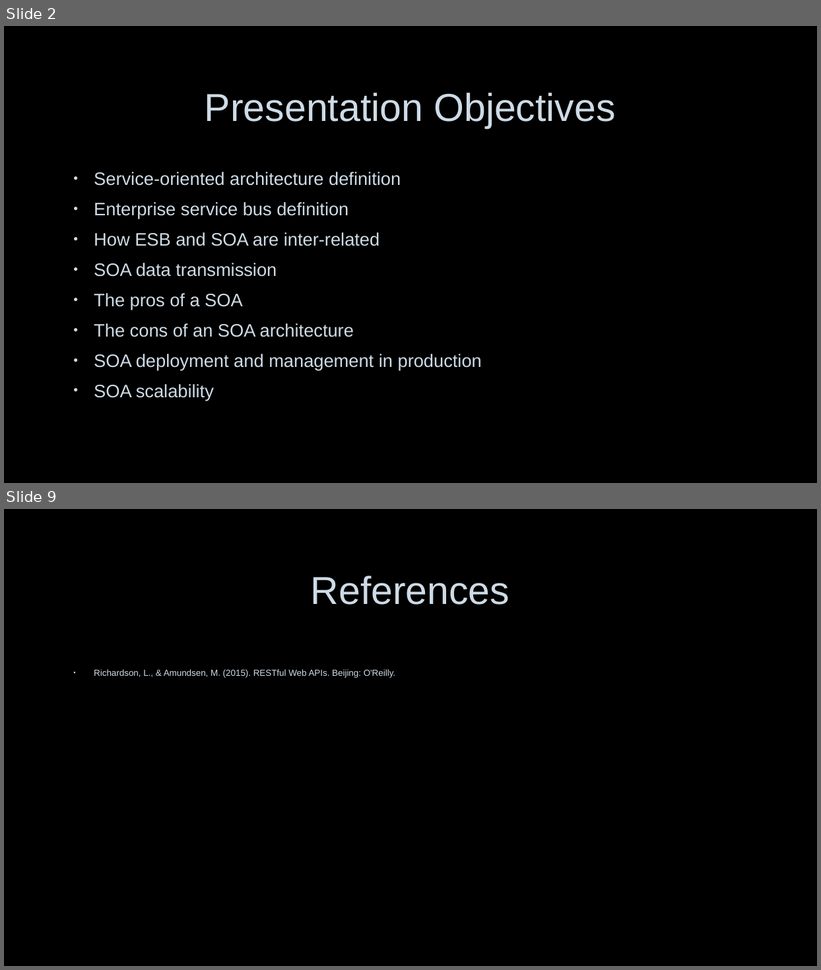
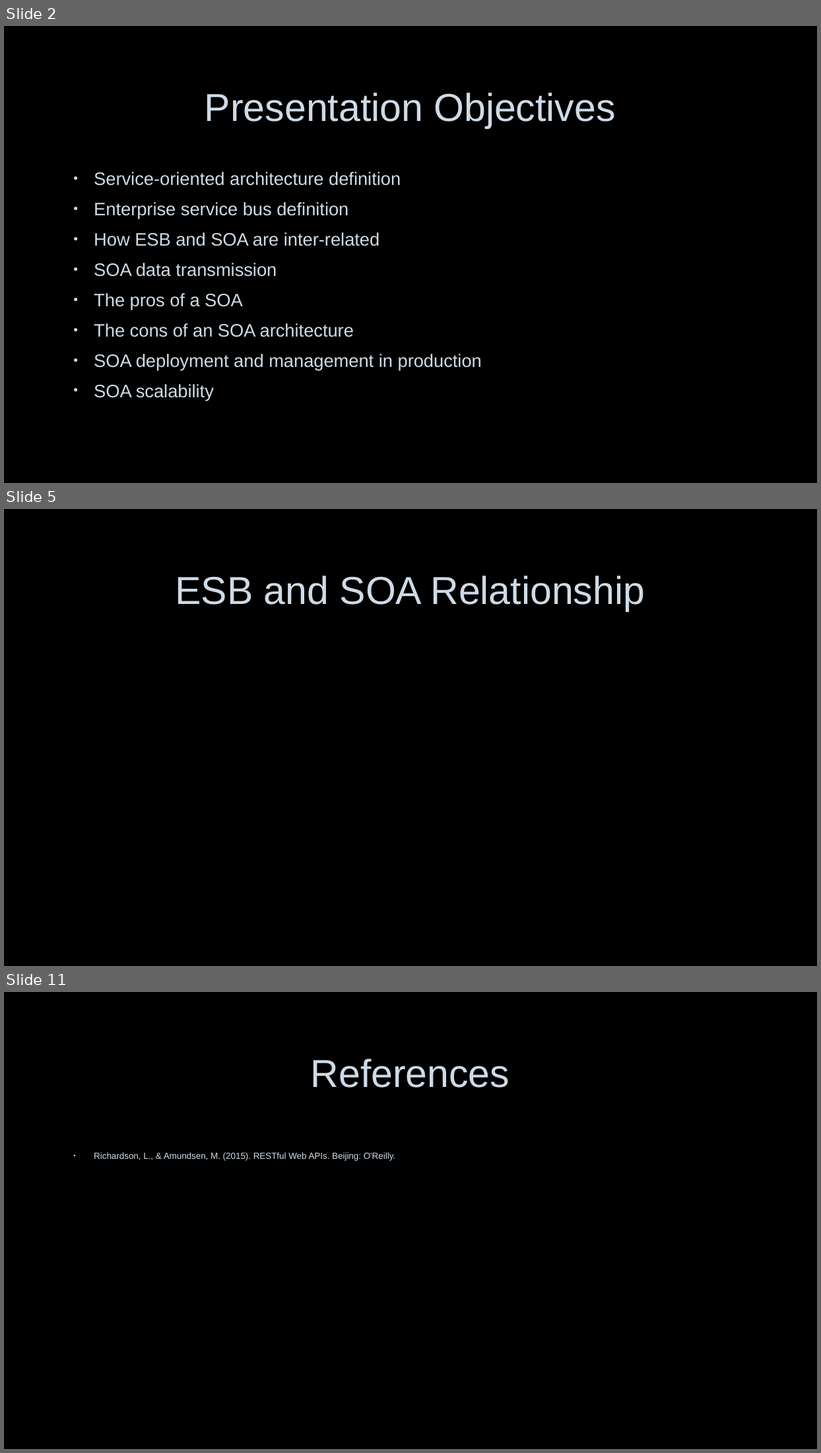
Before and after one commit to nerdommicro/WEB-420, a slide deck: week7-and-group_project/nesbitt-week7.pptx. Shown one above the other, each under a label of ours: slides 2 and 9 before the commit, slides 2, 5 and 11 after it; the slides between them are not shown. The pictures are 821x970 and 821x1453 pixels, drawn with LibreOffice and Linux fonts; fonts in the diff are those of the drawing; background and template pictures are left out. Boxes give left, top, right and bottom in pixels: in the first picture for what was removed or moved away, otherwise in the second. Text is boxed around its words. In the diff, an @@ line names an element or a change of style, - is before the commit and + after.

```diff
--- a/week7-and-group_project/nesbitt-week7.pptx
+++ b/week7-and-group_project/nesbitt-week7.pptx
@@ slide 5 added at bbox=[4, 509, 817, 966], background picture (left out) @@
@@ title added at bbox=[176, 576, 645, 611], 46 pt, text #CEDBE6 @@
+ESB and SOA Relationship
@@ what was slide 9 is now slide 11 @@
```
Also in this commit, not shown: 7 other slides added, 6 slides removed, 1 other file.
